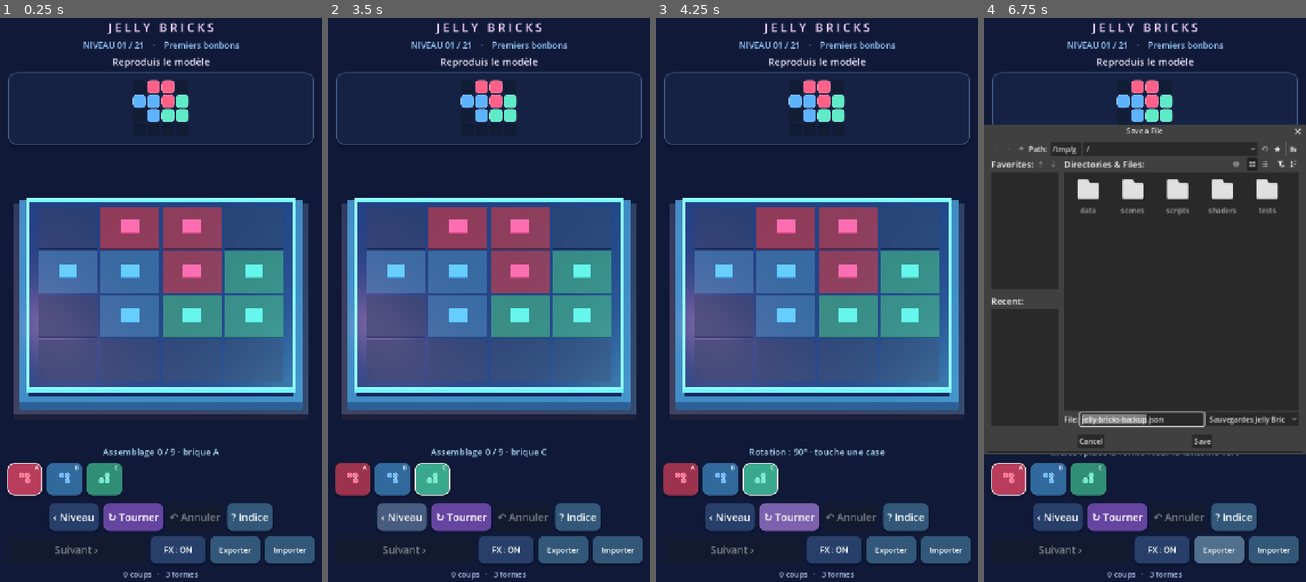
Above: before the commit, frames 1-4 (left to right).
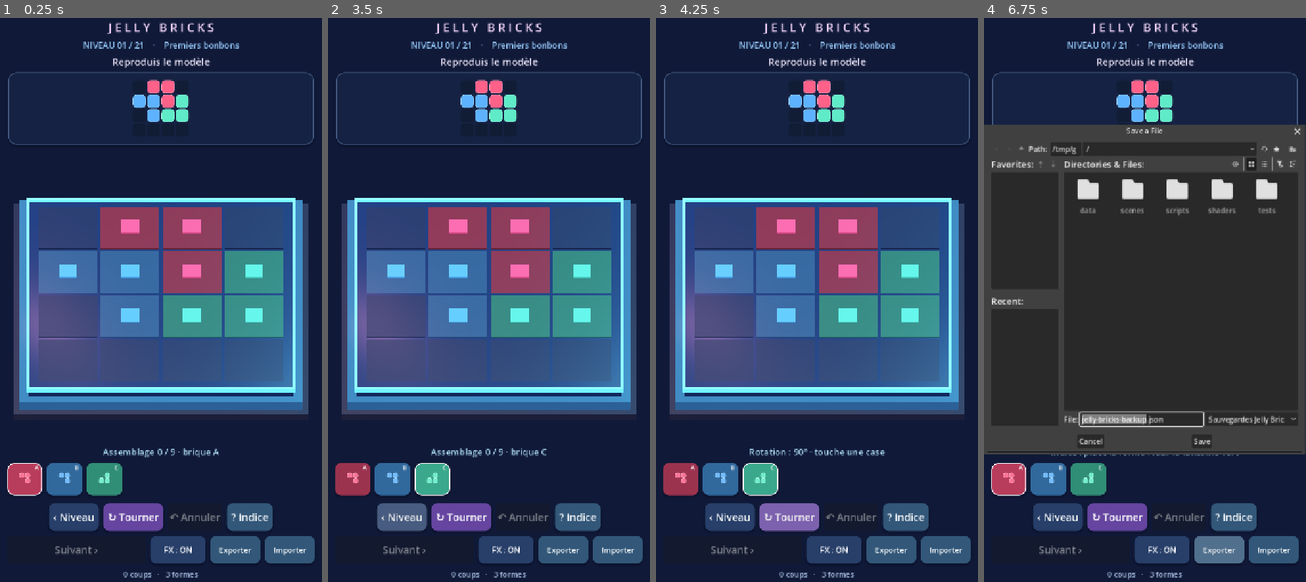
Above: after the commit, the same moments.

Repository: dbrckk/Jelly-bricks
Game: Godot game, scene res://scenes/main.tscn
Two runs of this game, one before a commit and one after it. Both use one fixed random seed, a clock stepped at 60 frames per second and the inputs below.
Inputs (mouse positions are in pixels of both pictures, inside the frame that each line leads up to):
- Up to frame 1 (0.25 s): no input
- Up to frame 2 (3.5 s): click (353, 480) at 0.52 s; click (392, 480) at 1.27 s; click (431, 480) at 2.02 s; click "‹ Niveau" at 2.75 s
- Up to frame 3 (4.25 s): click "↻ Tourner" at 3.5 s
- Up to frame 4 (6.75 s): click "? Indice" at 4.25 s; click "FX : ON" at 5 s; click "FX : OFF" at 5.75 s; click "Exporter" at 6.5 s

Frames 1-3 are identical in both runs. In frame 4, 0.5% of the frame differs, in the area x 24-99%, y 19-78%.

Commit message:
render(native): tune subtle surface sheen separately for settled jelly and preview ghost

Diff:
--- a/native-godot/scripts/game_root.gd
+++ b/native-godot/scripts/game_root.gd
@@ -881,6 +881,7 @@
     var tint := Color(PALETTE[id])
     material.set_shader_parameter("candy_tint", tint)
     material.set_shader_parameter("detail", 1.0)
+    material.set_shader_parameter("sheen", 0.17 if preview else 0.48)
     material.set_shader_parameter("gel_opacity", 0.40 if preview else 0.94)
     if preview:
         material.set_shader_parameter("candy_tint",
